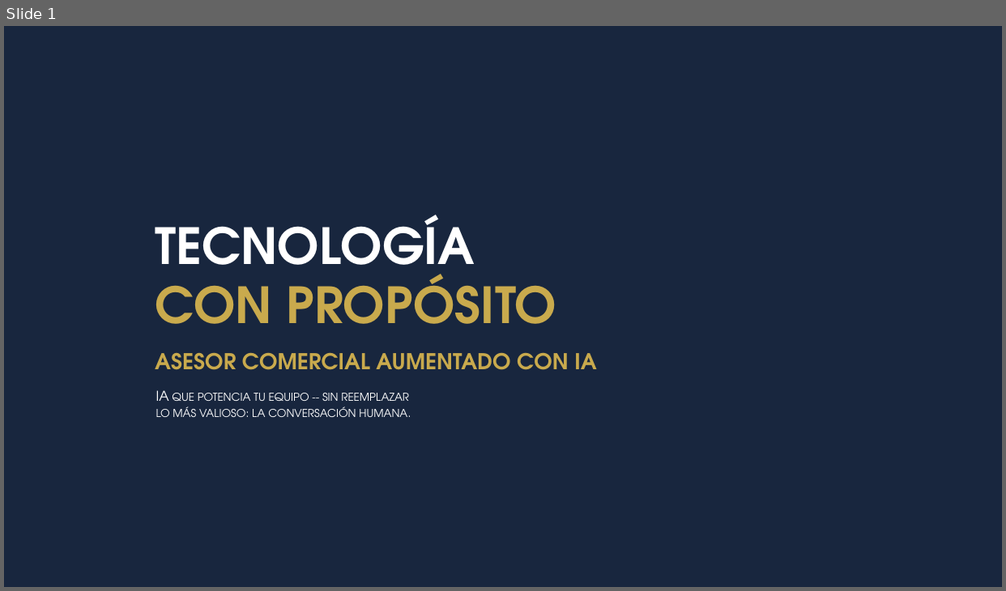
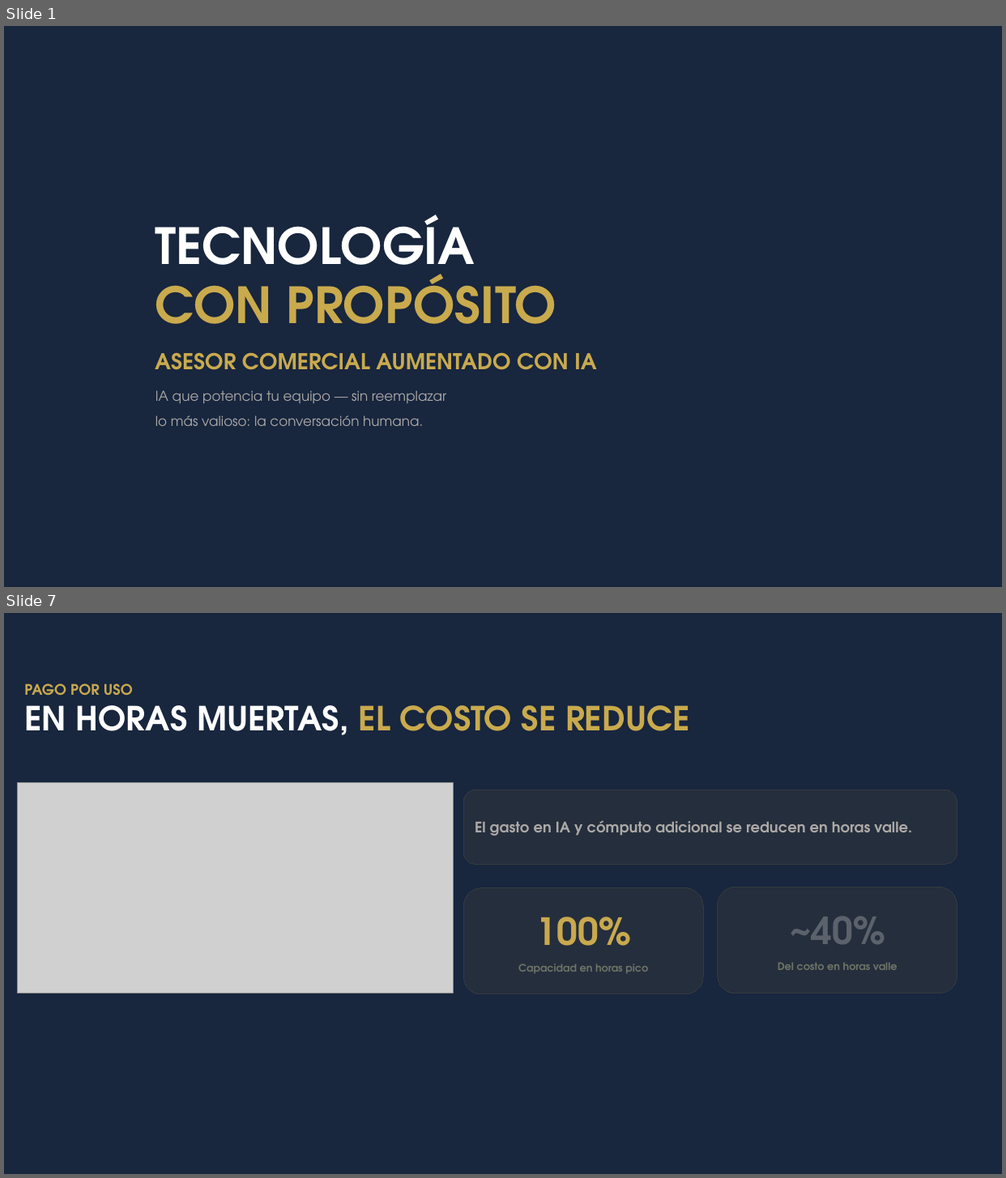
Before and after one commit to johnruedal96/capillas, a slide deck: Presentacion.pptx. Shown one above the other, each under a label of ours: slide 1 before the commit, slides 1 and 7 after it; the slides between them are not shown. The pictures are 1006x591 and 1006x1178 pixels, drawn with LibreOffice and Linux fonts; fonts in the diff are those of the drawing; grey boxes stand for pictures. Boxes give left, top, right and bottom in pixels: in the first picture for what was removed or moved away, otherwise in the second. Text is boxed around its words. In the diff, an @@ line names an element or a change of style, - is before the commit and + after.

```diff
--- a/Presentacion.pptx
+++ b/Presentacion.pptx
@@ slide 7 added at bbox=[4, 613, 1002, 1174], background #18263E @@
@@ text added at bbox=[24, 683, 133, 695], 14 pt, text #C9A94E, bold @@
+PAGO POR USO
@@ title added at bbox=[24, 705, 690, 735], 32 pt, text gradient #FFFFFF to #A6A6A6, bold @@
+EN HORAS MUERTAS, EL COSTO SE REDUCE
@@ picture added at bbox=[17, 783, 453, 994] @@
@@ rounded rectangle added at bbox=[463, 790, 957, 865], fill #252E3C, outline #343A3E 0.75 pt, 14 pt, text #ACA9A7, bold @@
+El gasto en IA y cómputo adicional se reducen en horas valle.
@@ rounded rectangle added at bbox=[463, 888, 703, 995], fill #252E3C, outline #343A3E 0.75 pt, 10 pt, text #6D7366, bold @@
+100%
+Capacidad en horas pico
@@ rounded rectangle added at bbox=[718, 887, 957, 994], fill #252E3C, outline #343A3E 0.75 pt, 10 pt, text #6D7366, bold @@
+~40%
+Del costo en horas valle
@@ slide 1 changed as well @@
@@ text at bbox=[155, 390, 446, 426]: text changed; text colour gradient #FFFFFF to #BFBFBF to #ACA9A7 @@
-IA que potencia tu equipo -- sin reemplazar
-lo más valioso: la conversación humana.
+IA que potencia tu equipo — sin reemplazar
+lo más valioso: la conversación humana.
```
Also in this commit, not shown: 1 other slide changed, 9 other slides added, 1 other file.
